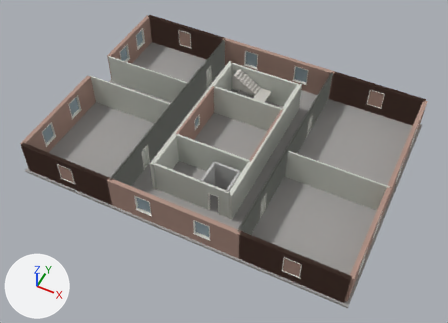
A saved change to the glTF model game/assets/building/floor_b1.glb.
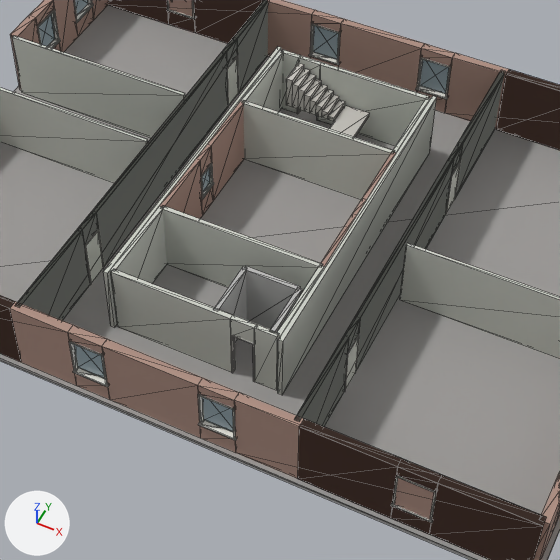
Each version is shown whole from a camera (50 mm lens) standing at (15.8, -32.8, 36.0) and looking at (0.3, -1.9, -2.7), then close up on the part from 23% to 80% of the width and 12% to 92% of the height. Lighting does not change. The marker at lower left points along +X, +Y and +Z. The first two pictures are the older version. The close-ups show mesh edges as thin lines. Objects named as collision shapes, trigger or cutter boxes, shadow casters or lower levels of detail are left out. Vertices at exactly the same position are counted once.

Script lines for the objects in view, before the commit:
```python
me_b1_stairs = bpy.data.meshes.new('B1_stairs')
me_b1_stairs.from_pydata(...)  # 112 vertices, 216 faces; spans x -2.4..0.88, y 3.45..6.55, z -2.8..0.04
me_b1_stairs.materials.append(mat_m_stair)  # light grey #c8c5bf
me_b1_trim = bpy.data.meshes.new('B1_trim')
me_b1_trim.from_pydata(...)  # 624 vertices, 1080 faces; spans x -13.9..13.9, y -9.9..9.9, z -2.8..-0.2
me_b1_trim.materials.append(mat_m_trim)  # white #edebe3
me_b1_walls_col = bpy.data.meshes.new('B1_walls-col')
me_b1_walls_col.from_pydata(...)  # 192 vertices, 340 faces; spans x -13.6..13.6, y -9.6..9.6, z -2.8..0.2
me_b1_walls_col.materials.append(mat_m_plaster)  # light grey #ced1c8
me_b1_walls_conc_col = bpy.data.meshes.new('B1_walls_conc-col')
me_b1_walls_conc_col.from_pydata(...)  # a box spanning x 0.76..0.94, y -6.75..-4.55, z -2.8..0.22; a box spanning x 2.91..3.09, y -6.75..-4.55, z -2.8..0.22; a box spanning x 0.85..3.0, y -4.64..-4.46, z -2.8..0.22
me_b1_walls_conc_col.materials.append(mat_m_concrete)  # grey #b8b8b6
ob_b1_stairs = bpy.data.objects.new('B1_stairs', me_b1_stairs)
ob_b1_stairs.location = (0.0, 0.0, 0.0)
ob_b1_trim = bpy.data.objects.new('B1_trim', me_b1_trim)
ob_b1_trim.location = (0.0, 0.0, 0.0)
ob_b1_walls_col = bpy.data.objects.new('B1_walls-col', me_b1_walls_col)
ob_b1_walls_col.location = (0.0, 0.0, 0.0)
ob_b1_walls_conc_col = bpy.data.objects.new('B1_walls_conc-col', me_b1_walls_conc_col)
ob_b1_walls_conc_col.location = (0.0, 0.0, 0.0)
# also in view: 'B1_slabs-col' at (0.0, 0.0, -2.9); 'B1_glazing-col' at (0.0, 0.0, -1.1); 'B1_walls_brick-col' at (0.0, 0.0, -1.3)
```
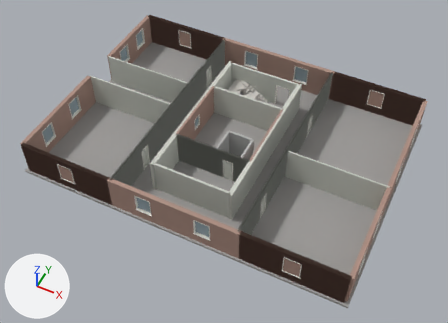
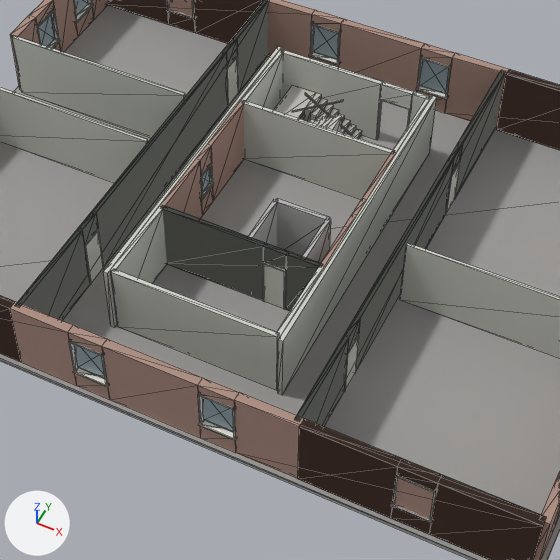
The change, as a diff of the scene's bpy script:
```diff
--- a/game/assets/building/floor_b1.glb.py
+++ b/game/assets/building/floor_b1.glb.py
@@ me_b1_walls_col @@
 # used by ob_b1_walls_col; location = (0.0, 0.0, 0.0)
-me_b1_walls_col.from_pydata(...)  # 192 vertices, 340 faces; spans x -13.6..13.6, y -9.6..9.6, z -2.8..0.2
+me_b1_walls_col.from_pydata(...)  # 192 vertices, 348 faces; spans x -13.6..13.6, y -9.6..9.6, z -2.8..0.2
+# me_b1_walls_col part 1: 12 vertices moved from x -2.4..-1.5, y 6.7..6.8, z -2.8..0.2 to x 1.2..2.6, y 6.7..6.8, z -2.8..0.2
+# me_b1_walls_col part 2: 12 vertices added at x 1.0..1.9, y -3.3..-3.2, z -2.8..0.2
+# other edits to the shape of me_b1_walls_col do not show in these pictures
 me_b1_walls_col.materials.append(mat_m_plaster)
@@ me_b1_walls_conc_col @@
 # used by ob_b1_walls_conc_col; location = (0.0, 0.0, 0.0)
-me_b1_walls_conc_col.from_pydata(...)  # 24 vertices, 36 faces; spans x 0.76..3.09, y -6.75..-4.46, z -2.8..0.22
+me_b1_walls_conc_col.from_pydata(...)  # 24 vertices, 36 faces; spans x 0.26..2.59, y -3.25..-0.96, z -2.8..0.22
+# me_b1_walls_conc_col part 3: the whole mesh is moved by (-0.5, 3.5, 0.0)
 me_b1_walls_conc_col.materials.append(mat_m_concrete)
@@ me_b1_stairs @@
 # used by ob_b1_stairs; location = (0.0, 0.0, 0.0)
-me_b1_stairs.from_pydata(...)  # 112 vertices, 216 faces; spans x -2.4..0.88, y 3.45..6.55, z -2.8..0.04
+me_b1_stairs.from_pydata(...)  # 122 vertices, 228 faces; spans x -2.71..0.55, y 3.3..6.7, z -2.8..0.9
+# me_b1_stairs part 4: the whole mesh is rebuilt
 me_b1_stairs.materials.append(mat_m_stair)
```

Location of each change, [x1, y1, x2, y2] in pixels of the close-ups (560 x 560 px; the box of a moved part takes in the faces that stretch with it):
'B1_walls_conc-col', moved
    before: [214, 266, 302, 342]
    after: [248, 198, 331, 263]
'B1_stairs', reshaped (29% shorter)
    before: [286, 63, 370, 137]
    after: [274, 86, 362, 138]
part 1 of me_b1_walls_col, moved or reshaped
    before: [281, 50, 429, 146]
    after: [281, 50, 429, 139]
part 2 of me_b1_walls_col, added
    after: [161, 205, 323, 311]
